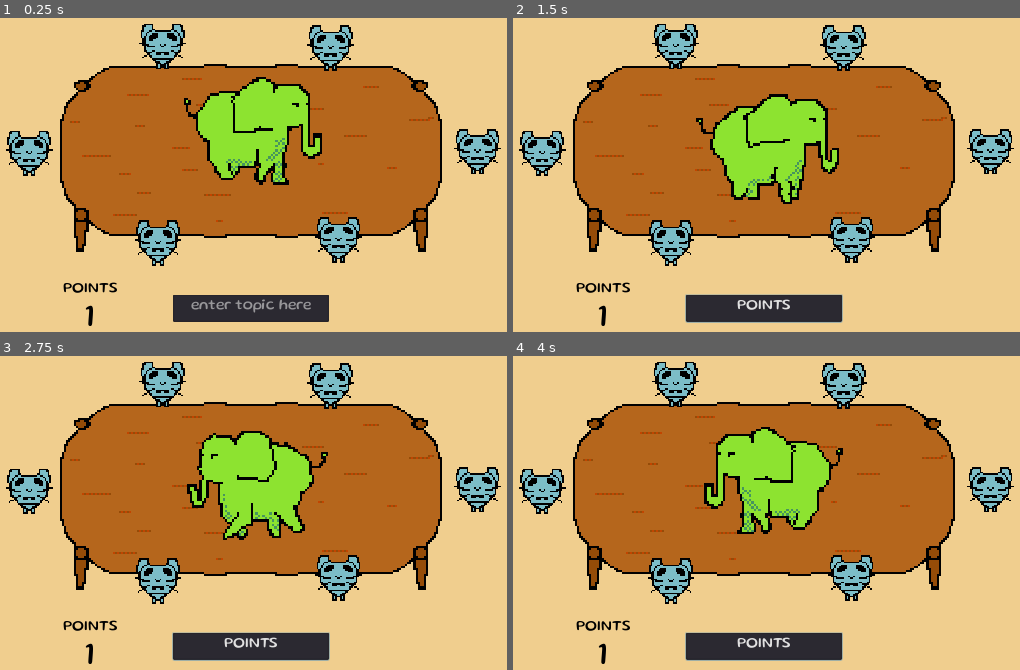
Above: before the commit, frames 1-4 (two rows, left to right).
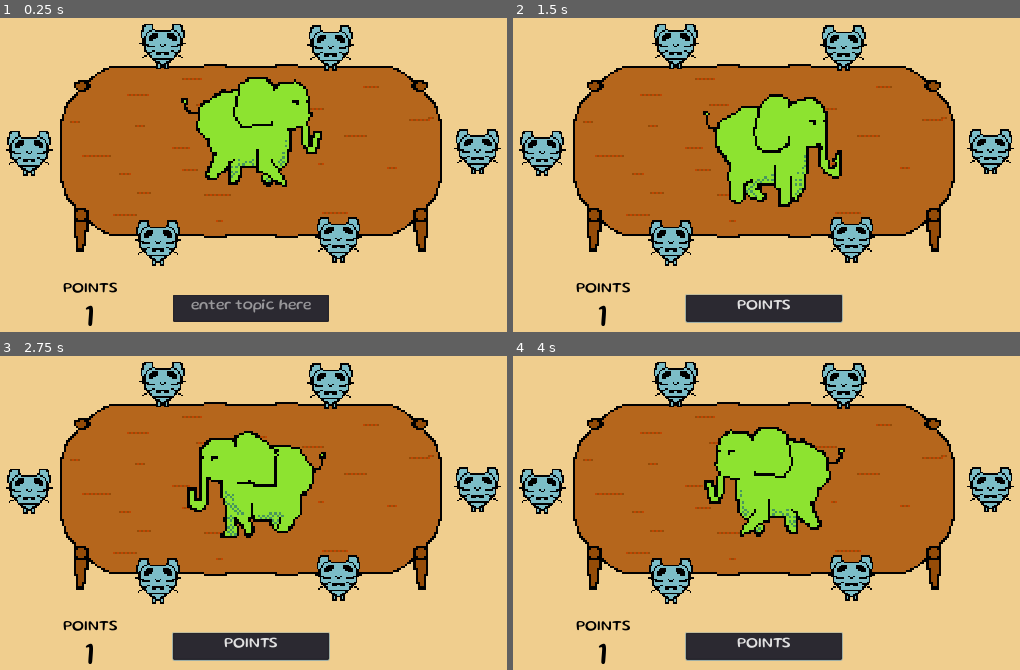
Above: after the commit, the same moments.

Repository: BinRoot/ludum-dare-50
Game: Godot game, scene res://Scenes/Main.tscn
The game is run twice, just before and just after one commit, with the same random seed, the same clock (stepped at 60 frames per second) and the same inputs.
Inputs (mouse positions are in pixels of both pictures, inside the frame that each line leads up to):
- Up to frame 1 (0.25 s): no input
- Up to frame 2 (1.5 s): click (766, 306) at 0.52 s; type "POINTS" at 0.6 s; move the mouse to (938, 127) at 1.27 s; click (938, 127) at 1.42 s
- Up to frame 3 (2.75 s): move the mouse to (91, 513) at 2.02 s; click (91, 513) at 2.17 s
- Up to frame 4 (4 s): move the mouse to (842, 387) at 2.77 s; click (842, 387) at 2.92 s; move the mouse to (725, 582) at 3.52 s; click (725, 582) at 3.67 s

The runs differ from the first frame. In frame 1, 1.7% of the frame differs, in the area x 35-64%, y 18-54%; in frame 2, 1.6%; in frame 3, 1.7%, in the area x 36-65%, y 23-59%; in frame 4, 1.7%.

Commit message:
fixed z-index bug

Diff:
--- a/Scenes/Elephant.tscn
+++ b/Scenes/Elephant.tscn
@@ -50,7 +50,7 @@
 scale = Vector2( 3, 3 )
 frames = SubResource( 2 )
 animation = "Walk Left"
-frame = 3
+frame = 1
 playing = true
 
 [node name="WanderTimer" type="Timer" parent="."]
--- a/Scenes/Person.tscn
+++ b/Scenes/Person.tscn
@@ -95,9 +95,8 @@
 shape = SubResource( 4 )
 
 [node name="HandSprite" type="AnimatedSprite" parent="."]
-z_index = 1
 frames = SubResource( 11 )
-frame = 2
+frame = 3
 playing = true
 
 [node name="MouseSprite" type="AnimatedSprite" parent="."]
Not shown, changed: HTML/LD50.js
Not shown, changed: HTML/LD50.pck
Not shown, changed: HTML/LD50.wasm
Not shown, changed: HTML/index.html
